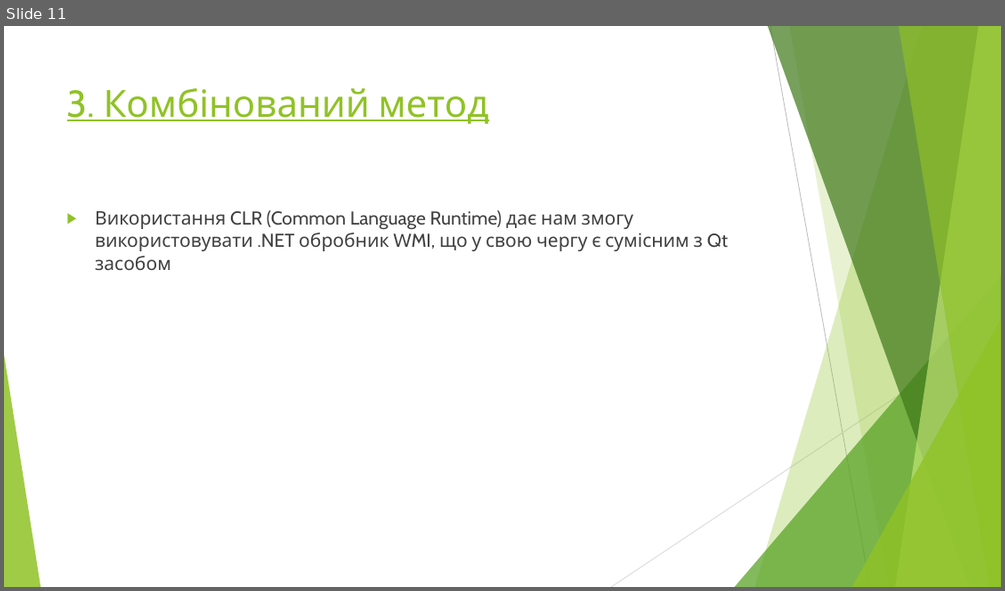
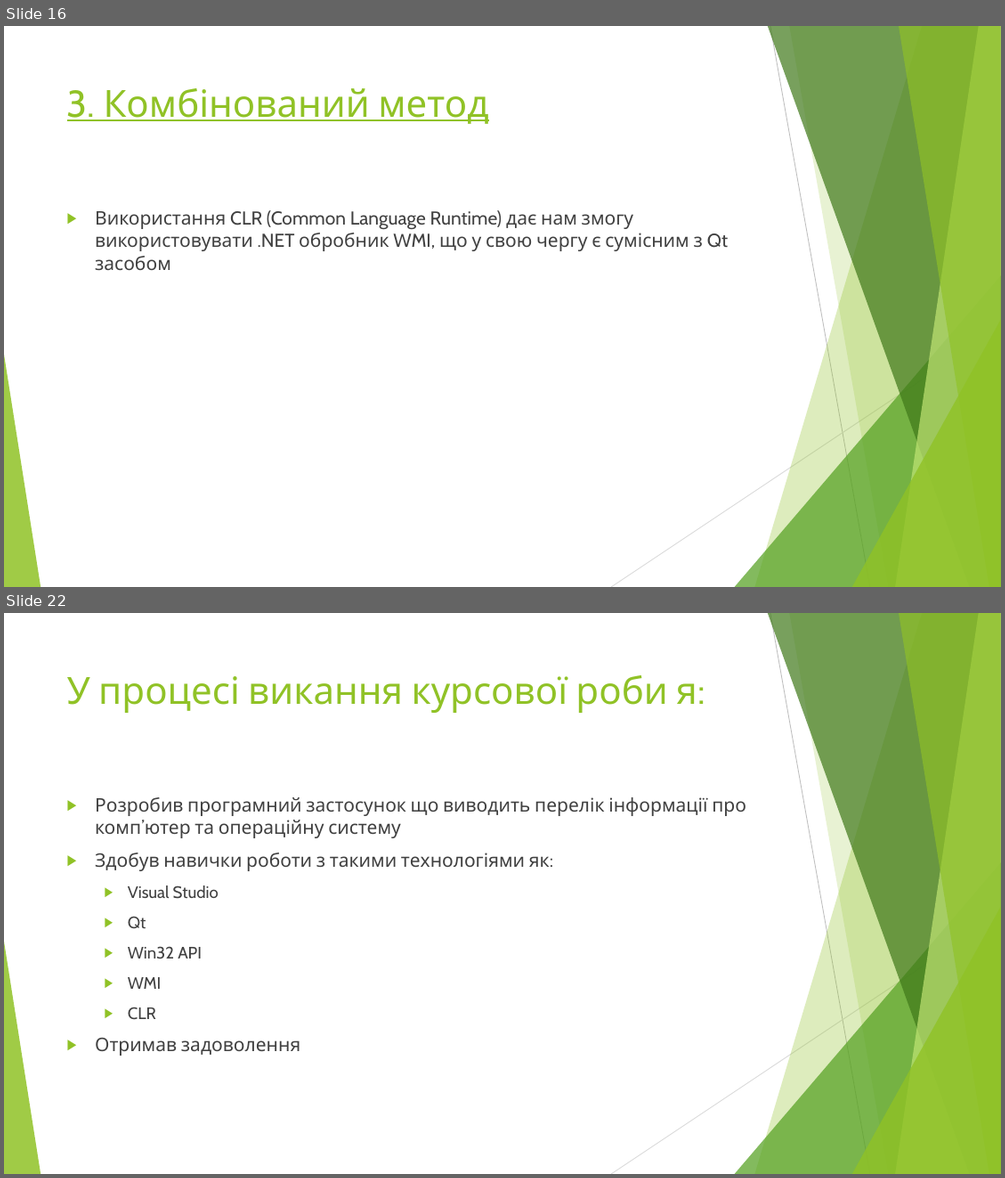
Before and after one commit to BohdanRozov/Boida27, a slide deck: Курсова робота на тему.pptx. Shown one above the other, each under a label of ours: slide 11 before the commit, slides 16 and 22 after it; the slides between them are not shown. The pictures are 1005x591 and 1005x1178 pixels, drawn with LibreOffice and Linux fonts; fonts in the diff are those of the drawing. Boxes give left, top, right and bottom in pixels: in the first picture for what was removed or moved away, otherwise in the second. Text is boxed around its words. In the diff, an @@ line names an element or a change of style, - is before the commit and + after.

```diff
--- a/Курсова робота на тему.pptx
+++ b/Курсова робота на тему.pptx
@@ slide 22 added at [4,613,1001,1174], background #FFFFFF; not listed: 10 template elements that a slide beside it also shows @@
@@ title added at [67,675,696,713], 36 pt, text #90C226 @@
+У процесі викання курсової роби я:
@@ text added at [95,797,746,1055], 18 pt, text #404040 @@
+▶ Розробив програмний застосунок що виводить перелік інформації про комп’ютер та операційну систему
+▶ Здобув навички роботи з такими технологіями як:
+  ▶ Visual Studio
+  ▶ Qt
+  ▶ Win32 API
+  ▶ WMI
+  ▶ CLR
+▶ Отримав задоволення
@@ what was slide 11 is now slide 16 @@
```
Also in this commit, not shown: 1 slide changed, 11 other slides added, 4 other files.
